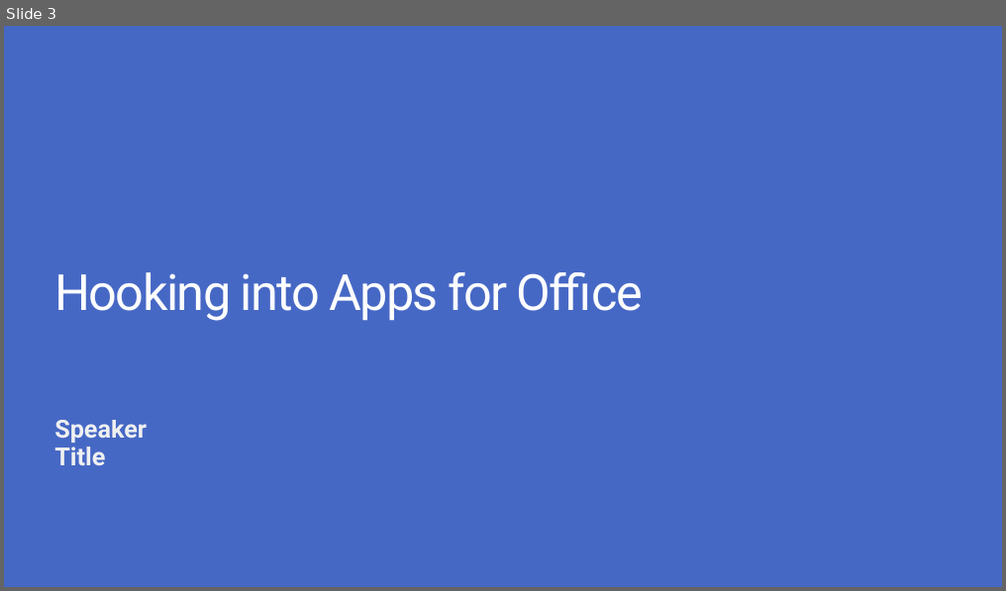
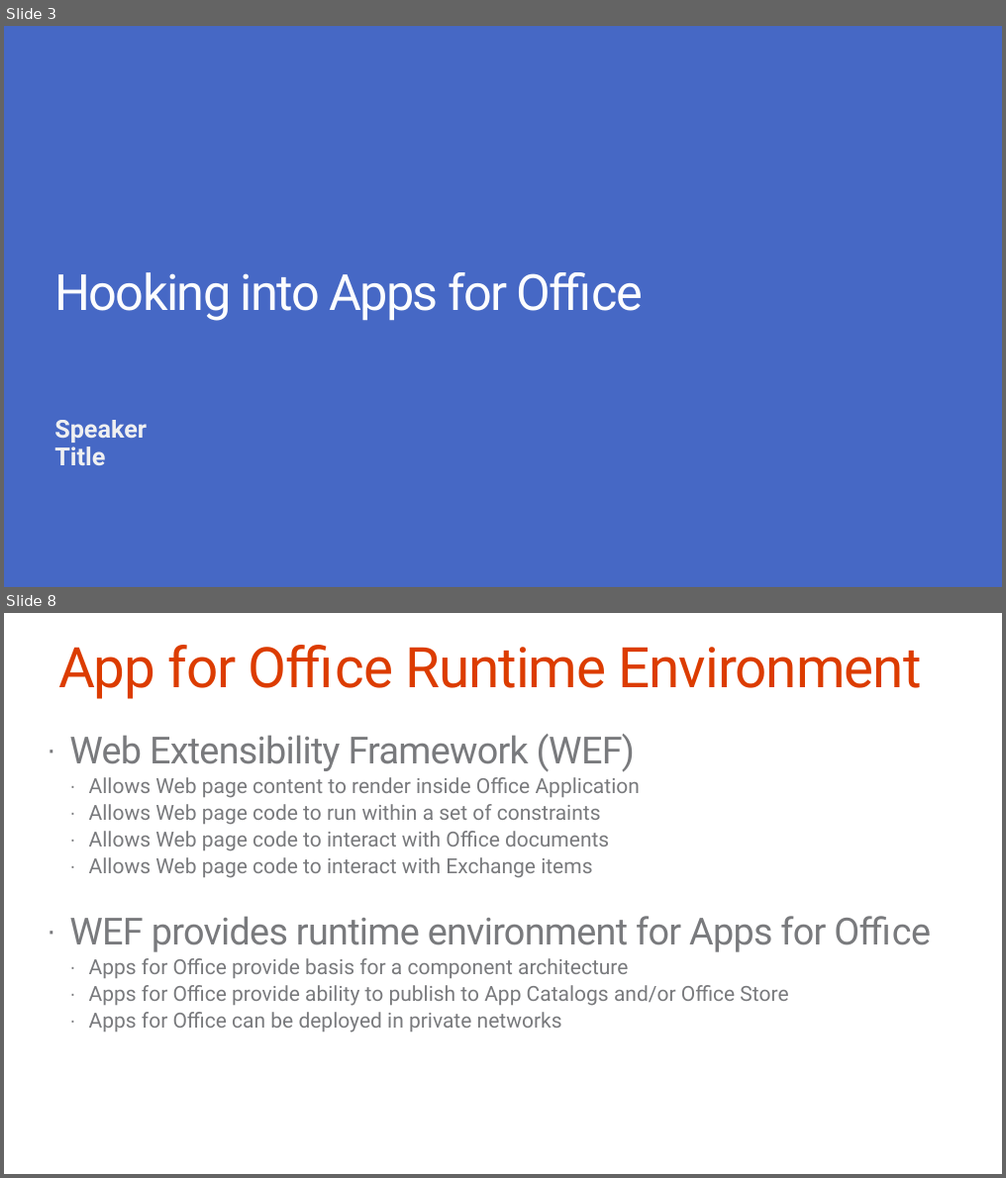
Before and after one commit to stinethebean/DevCampTraining, a slide deck: 05.Hook into Apps for Office/05.Hook into Apps for Office.pptx. Shown one above the other, each under a label of ours: slide 3 before the commit, slides 3 and 8 after it; the slides between them are not shown. The pictures are 1006x591 and 1006x1178 pixels, drawn with LibreOffice and Linux fonts; fonts in the diff are those of the drawing; background and template pictures are left out. Boxes give left, top, right and bottom in pixels: in the first picture for what was removed or moved away, otherwise in the second. Text is boxed around its words. In the diff, an @@ line names an element or a change of style, - is before the commit and + after.

```diff
--- a/05.Hook into Apps for Office/05.Hook into Apps for Office.pptx
+++ b/05.Hook into Apps for Office/05.Hook into Apps for Office.pptx
@@ slide 8 added at (4,613,1002,1174), background #FFFFFF @@
@@ title added at (58,645,922,699), 55.1 pt, text #DC3C00 @@
+App for Office Runtime Environment
@@ text added at (69,734,931,1033), 20.4 pt, text #797A7D @@
+· Web Extensibility Framework (WEF)
+  · Allows Web page content to render inside Office Application
+  · Allows Web page code to run within a set of constraints
+  · Allows Web page code to interact with Office documents
+  · Allows Web page code to interact with Exchange items
+· WEF provides runtime environment for Apps for Office
+  · Apps for Office provide basis for a component architecture
+  · Apps for Office provide ability to publish to App Catalogs and/or Office Store
+  · Apps for Office can be deployed in private networks
```
Also in this commit, not shown: 3 slides changed, 21 other slides added, 24 slides removed, 1 other file.
